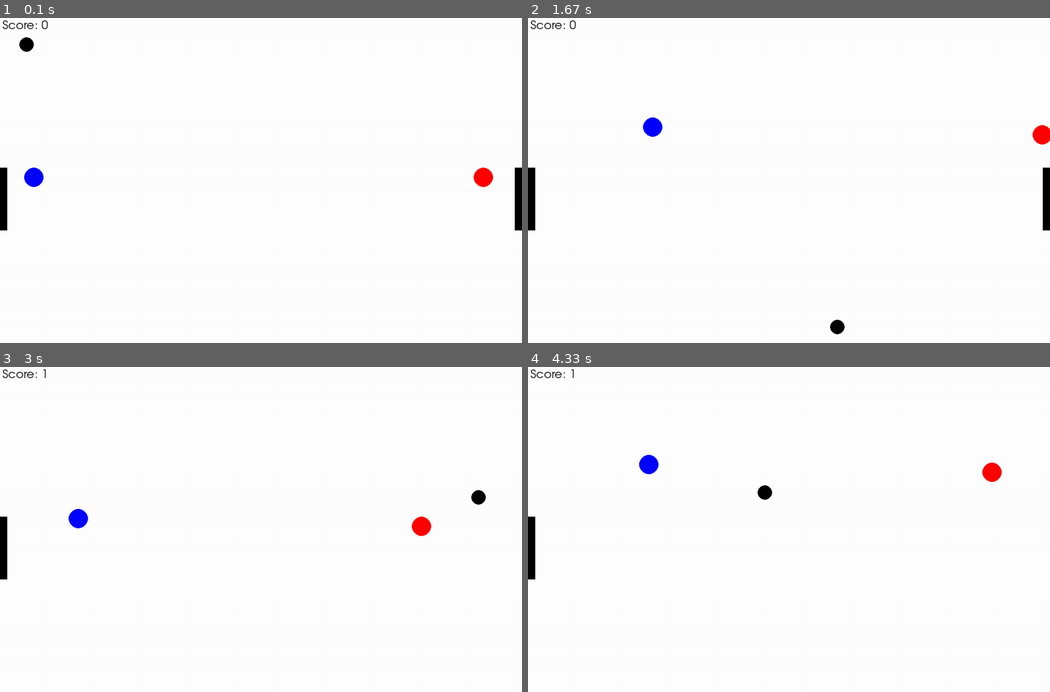
Above: before the commit, frames 1-4 (two rows, left to right).
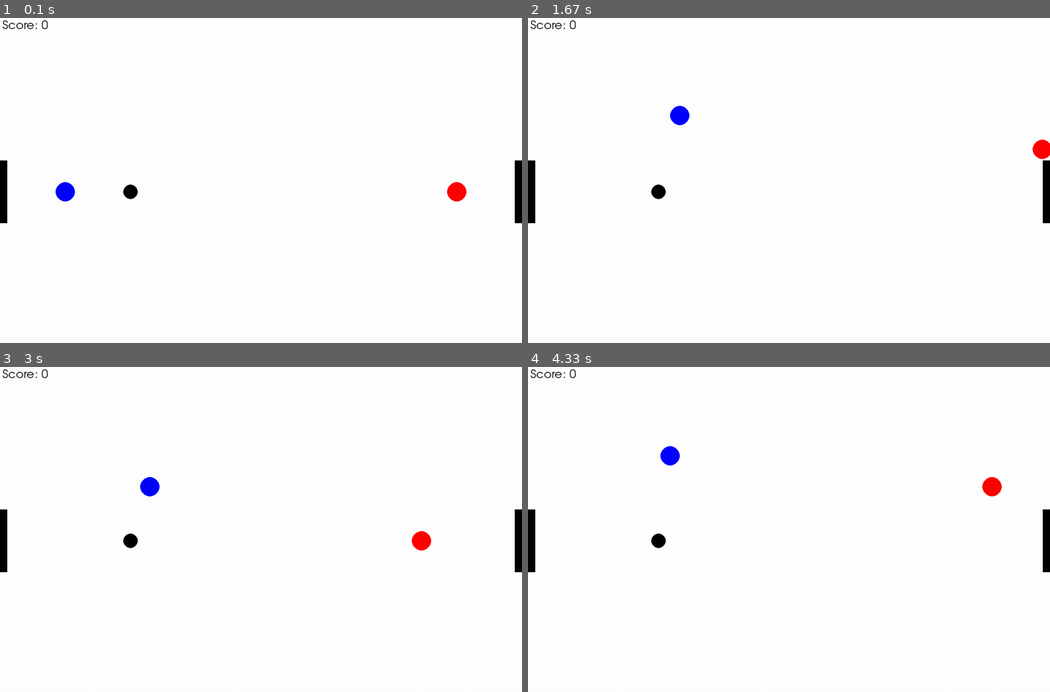
Above: after the commit, the same moments.

Repository: Chiune-Honda/SLSS-Programming-2024
Game: pygame game, started from main.py
Two runs of this game, one before a commit and one after it. Both use one fixed random seed, a clock stepped at 60 frames per second and the inputs below.
Inputs:
- Up to frame 1 (0.1 s): no input
- Up to frame 2 (1.67 s): tap W at 0.33 s; hold Right 0.67-1.13 s; hold D 0.67-1.13 s; hold Up 1.17-1.47 s; hold W 1.17-1.47 s; hold Right from 1.5 s (still down); hold D from 1.5 s (still down)
- Up to frame 3 (3 s): release Right at 1.97 s; release D at 1.97 s; hold Left 2-2.53 s; hold A 2-2.53 s; hold Down 2.57-2.87 s; hold S 2.57-2.87 s; hold Left from 2.9 s (still down); hold A from 2.9 s (still down)
- Up to frame 4 (4.33 s): release Left at 3.3 s; release A at 3.3 s; hold Up 3.33-3.7 s; hold W 3.33-3.7 s; hold Right from 3.73 s (still down); hold D from 3.73 s (still down)

The runs differ from the first frame. In frame 1, 1.1% of the frame differs, in the area x 0-100%, y 5-66%; in frame 2, 1.0%; in frame 3, 1.2%; in frame 4, 1.2%, in the area x 0-100%, y 0-66%.

Commit message:
fjgyjgyj

Diff:
--- a/main.py
+++ b/main.py
@@ -39,30 +39,34 @@
 
         self.rect = self.image.get_rect()
 
-        self.rect.x, self.rect.y = 50, HEIGHT // 2 - 50
+        self.rect.centerx, self.rect.centery = WIDTH * 1/8, HEIGHT // 2
 
         self.change_x = 0
         self.change_y = 0
 
     def go_left(self):
             """ Called when the user hits the left arrow. """
-            self.rect.x -= 4
+            if self.change_x >= 0:
+                self.change_x = -1
+            self.rect.x += self.change_x
 
     def go_right(self):
             """ Called when the user hits the right arrow. """
-            self.rect.x += 4
+            if self.change_x <= 0:
+                self.change_x = 1
+            self.rect.x += self.change_x
 
     def go_up(self):
             """ Called when the user hits the left arrow. """
-            self.rect.y -= 4
+            if self.change_y >= 0:
+                self.change_y = -1
+            self.rect.y += self.change_y
 
     def go_down(self):
             """ Called when the user hits the right arrow. """
-            self.rect.y += 4
-
-    def stop(self):
-            """ Called when the user lets off the keyboard. """
-            self.change_x = 0
+            if self.change_y <= 0:
+                self.change_y = 1
+            self.rect.y += self.change_y
 
     def update(self):
         """Keep the player in the screen"""
@@ -76,6 +80,27 @@
         if self.rect.right > WIDTH / 2:
             self.rect.right = WIDTH / 2
 
+        if self.change_x > 0:
+                # self.change_x = max(self.change_x + 2, 50)
+            if self.change_x < 7:
+                self.change_x += 0.1
+        if self.change_x < 0:
+                # self.change_x = min(self.change_x - 2, -50)
+            if self.change_x > -7:
+                self.change_x -= 0.1
+
+        if self.change_y < 0:
+                # self.change_x = min(self.change_x - 2, -50)
+            if self.change_y > -7:
+                self.change_y -= 0.1
+        if self.change_y > 0:
+                # self.change_x = max(self.change_x + 2, 50)
+            if self.change_y < 7:
+                self.change_y += 0.1
+
+        print(self.change_x, self.change_y)
+
+
 
 class PlayerR(pg.sprite.Sprite):
     def __init__(self):
@@ -98,7 +123,7 @@
 
         self.rect = self.image.get_rect()
 
-        self.rect.x, self.rect.y = WIDTH - 100, HEIGHT // 2 - 50
+        self.rect.centerx, self.rect.centery = WIDTH * 7/8, HEIGHT // 2
 
         self.change_x = 0
         self.change_y = 0
@@ -147,7 +172,7 @@
         # Place goal in the middle of the side of the screen
 
         self.rect.right = WIDTH
-        self.rect.y = HEIGHT // 2 - 50
+        self.rect.centery = HEIGHT // 2
 
 class GoalL(pg.sprite.Sprite):
      def __init__(self):
@@ -161,7 +186,7 @@
         # Place goal in the middle of the side of the screen
 
         self.rect.left = 0
-        self.rect.y = HEIGHT // 2 - 50
+        self.rect.centery = HEIGHT // 2
 
 
 
@@ -176,14 +201,24 @@
         self.image = pg.Surface((self.diameter, self.diameter), pg.SRCALPHA)
         pg.draw.circle(self.image, BLACK, (self.radius, self.radius), self.radius)
 
-        self.ball_speed = [5, 5]
-
-        self.rect = self.image.get_rect()
+        self.ball_speed_x = 0
+        self.ball_speed_y = 0
+
+        # Always spawn ball on playerleft's side
+
+        self.rect = self.image.get_rect()
+
+        self.rect.centerx = WIDTH // 4
+        self.rect.centery = HEIGHT // 2
+
 
     def update(self):
         # Move ball
-        self.rect.x += self.ball_speed[0]
-        self.rect.y += self.ball_speed[1]
+
+        # self.calc_grav()
+
+        self.rect.x += self.ball_speed_x
+        self.rect.y += self.ball_speed_y
 
         # Check for collision with walls
         if self.rect.left <= 0 or self.rect.right >= WIDTH:
@@ -191,8 +226,27 @@
         if self.rect.top <= 0 or self.rect.bottom >= HEIGHT:
             self.ball_speed[1] *= -1
 
-def reset_positions(playerleft, playerright, goalright, goalleft, ball):
-    playerleft.rect.right
+    # def calc_grav(self):
+    #     if self.ball_speed_x == 0:
+    #         self.ball_speed_x = 1
+    #     else:
+    #         self.ball_speed_x += .35
+
+    #     if self.ball_speed_y == 0:
+    #         self.ball_speed_y = 1
+    #     else:
+    #         self.ball_speed_y += .35
+
+
+
+def reset_positions(playerleft: PlayerL, playerright: PlayerR, goalright: GoalR, goalleft: GoalL, ball: Ball):
+    playerleft.rect.x, playerleft.rect.y = 50, HEIGHT // 2 - 50
+    playerright.rect.x, playerright.rect.y = WIDTH - 100, HEIGHT // 2 - 50
+    goalright.rect.right, goalright.rect.y = WIDTH, HEIGHT // 2 - 50
+    goalleft.rect.left, goalleft.rect.y = 0, HEIGHT // 2 - 50
+
+
+
 
 # Game loop
 def start():
@@ -245,7 +299,7 @@
         # Increase the score by 10
             score += 1
             print(f"Score: {score}")
-            reset_positions()
+
 
         for goalright in goalright_collided:
         # Increase the score by 10
